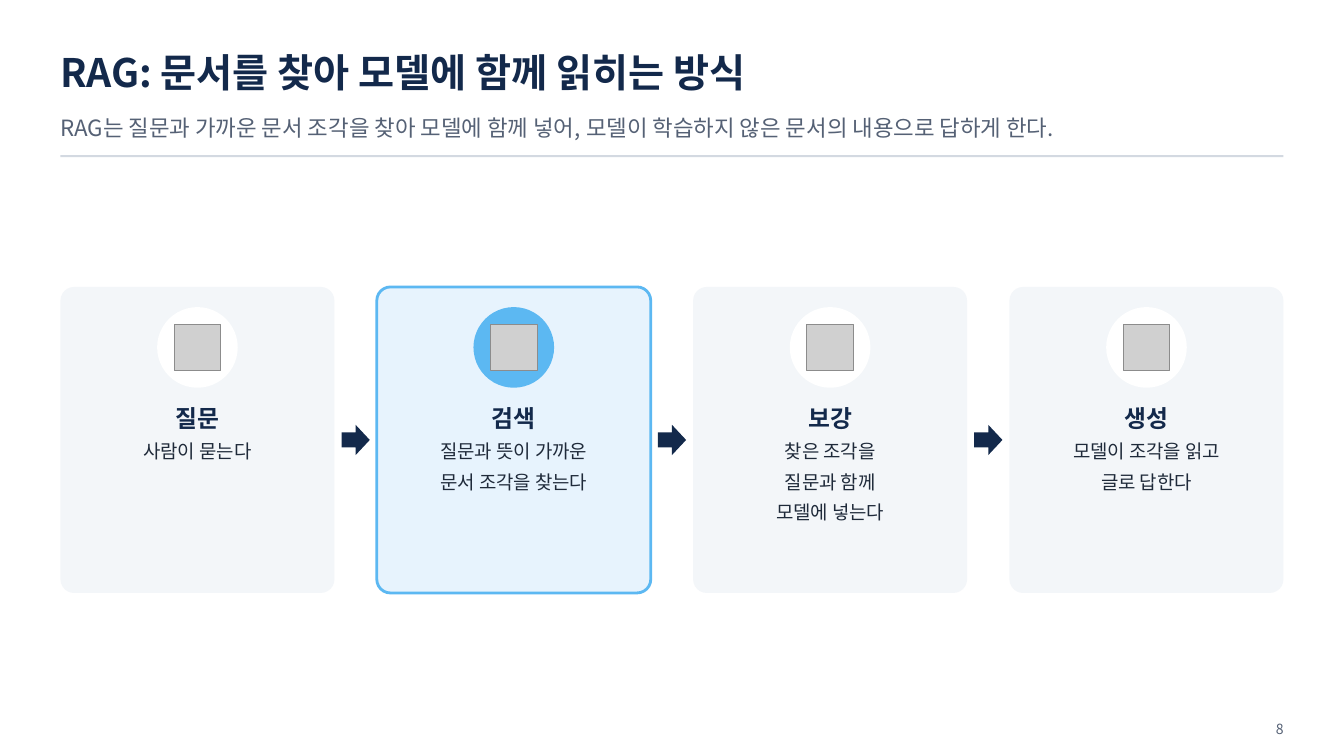
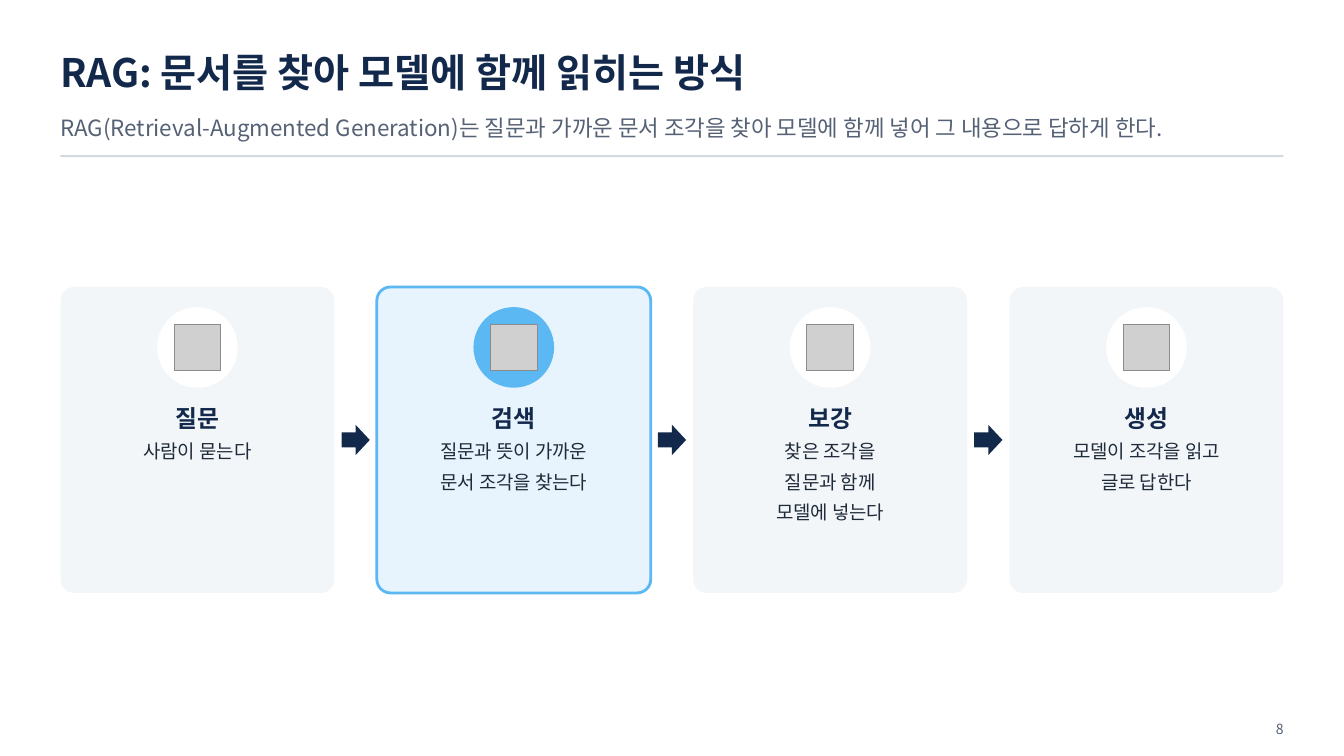
Before and after one commit to uengine-oss/hyd-iot-edu, a slide deck: slide 8 of docs/교재/실전반_오프라인/04회차/실전반_오프라인_04회차.pptx. Drawn at 1344x756 pixels with LibreOffice and Linux fonts; fonts in the diff are those of the drawing; grey boxes stand for pictures. Boxes give left, top, right and bottom in pixels: in the first picture for what was removed or moved away, otherwise in the second. Text is boxed around its words. In the diff, an @@ line names an element or a change of style, - is before the commit and + after.

```diff
--- a/docs/교재/실전반_오프라인/04회차/실전반_오프라인_04회차.pptx
+++ b/docs/교재/실전반_오프라인/04회차/실전반_오프라인_04회차.pptx
@@ text at (60,117,1163,141): text changed @@
-RAG는 질문과 가까운 문서 조각을 찾아 모델에 함께 넣어, 모델이 학습하지 않은 문서의 내용으로 답하게 한다.
+RAG(Retrieval-Augmented Generation)는 질문과 가까운 문서 조각을 찾아 모델에 함께 넣어 그 내용으로 답하게 한다.
```
Also in this commit, not shown: 2 other slides changed, 31 other files.
